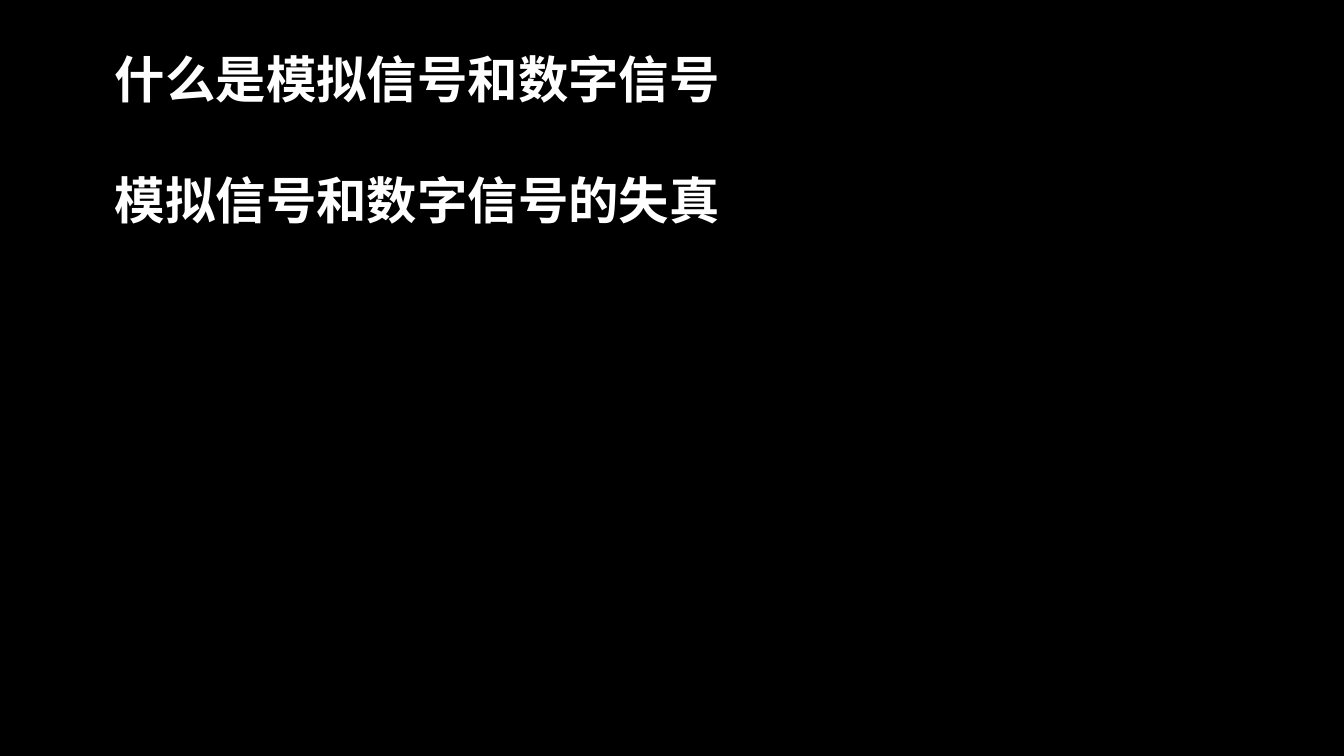
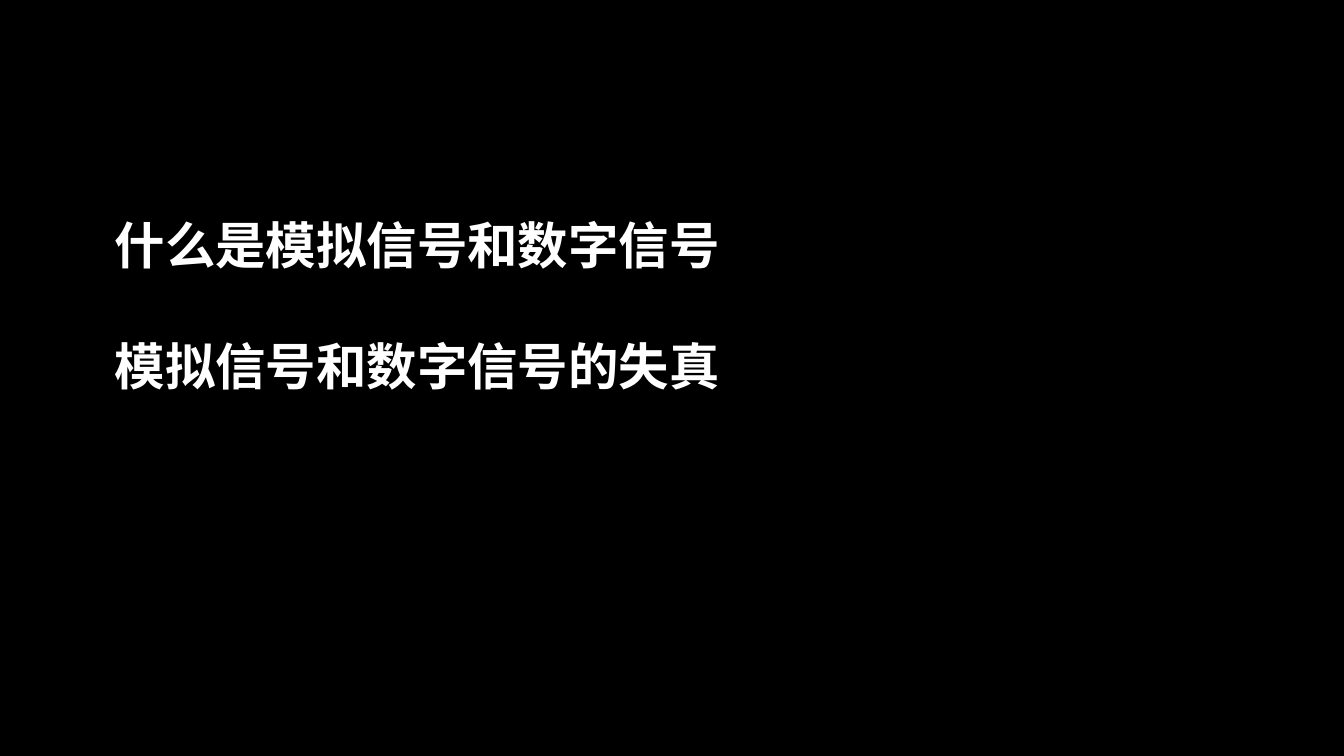
Before and after one commit to TomisTony/Techshare, a slide deck: slide 4 of 初探多媒体.pptx. Drawn at 1344x756 pixels with LibreOffice and Linux fonts; fonts in the diff are those of the drawing; background and template pictures are left out. Boxes give left, top, right and bottom in pixels: in the first picture for what was removed or moved away, otherwise in the second. Text is boxed around its words. In the diff, an @@ line names an element or a change of style, - is before the commit and + after.

```diff
--- a/初探多媒体.pptx
+++ b/初探多媒体.pptx
@@ text "什么是模拟信号和数字信号": place and size @@
-text "什么是模拟信号和数字信号" at [115,55,720,224]
+text "什么是模拟信号和数字信号" at [115,221,720,390]
```
Also in this commit, not shown: 2 other slides changed, 3 slides added, 1 other file.
